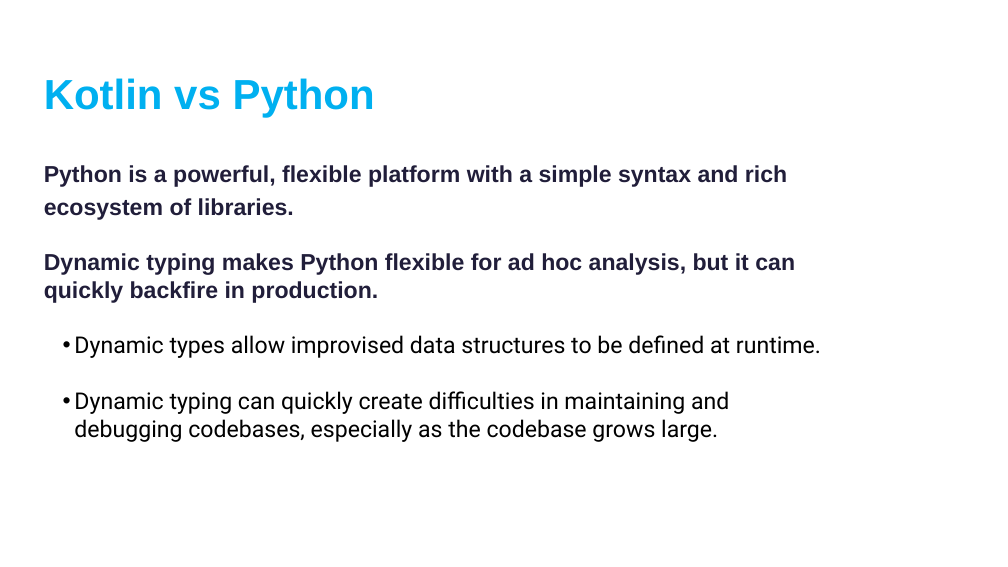
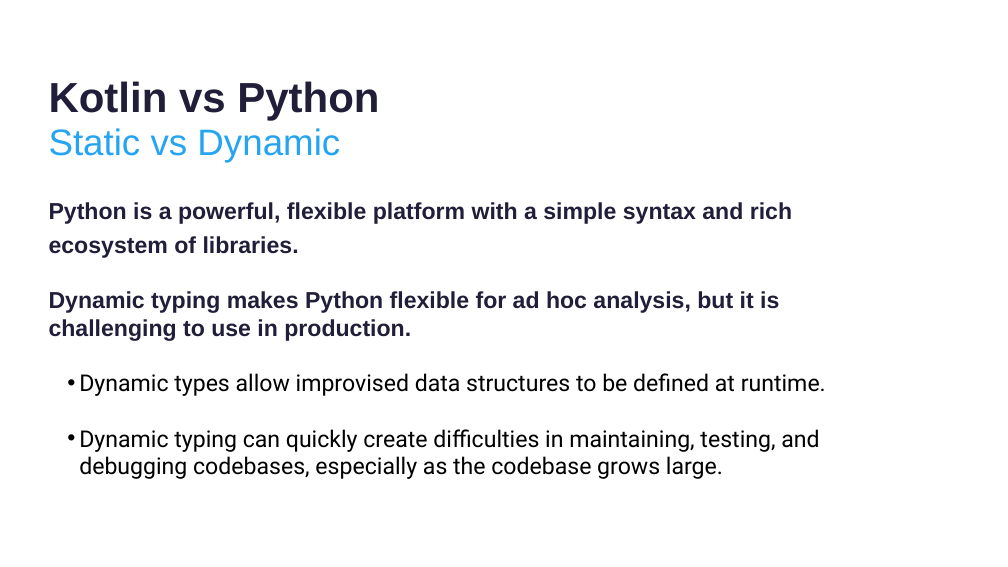
Before and after one commit to thomasnield/kotlinconf-datascience-talk, a slide deck: slide 22 of kotlin_for_data_science.pptx (slide 21 before the commit). Drawn at 1008x567 pixels with LibreOffice and Linux fonts; fonts in the diff are those of the drawing; background and template pictures are left out. Boxes give left, top, right and bottom in pixels: in the first picture for what was removed or moved away, otherwise in the second. Text is boxed around its words. In the diff, an @@ line names an element or a change of style, - is before the commit and + after.

```diff
--- a/kotlin_for_data_science.pptx
+++ b/kotlin_for_data_science.pptx
@@ text "Kotlin vs Python" at (49,81,379,120): text colour #00B0F0 to #211E3A @@
@@ text added at (49,128,340,162), 70 pt, text #25A4F2 @@
+Static vs Dynamic
@@ text "Python is a powerful, flexible ...": place and size @@
-text "Python is a powerful, flexible ..." at (44,165,821,442)
+text "Python is a powerful, flexible ..." at (49,202,826,479)
@@ text at (49,291,779,341): text changed @@
-Dynamic typing makes Python flexible for ad hoc analysis, but it can quickly backfire in production.
+Dynamic typing makes Python flexible for ad hoc analysis, but it is challenging to use in production.
@@ text at (79,429,819,479): text changed @@
-  • Dynamic typing can quickly create difficulties in maintaining and debugging codebases, especially as the codebase grows large.
+  • Dynamic typing can quickly create difficulties in maintaining, testing, and debugging codebases, especially as the codebase grows large.
```
Also in this commit, not shown: 15 other slides changed.
